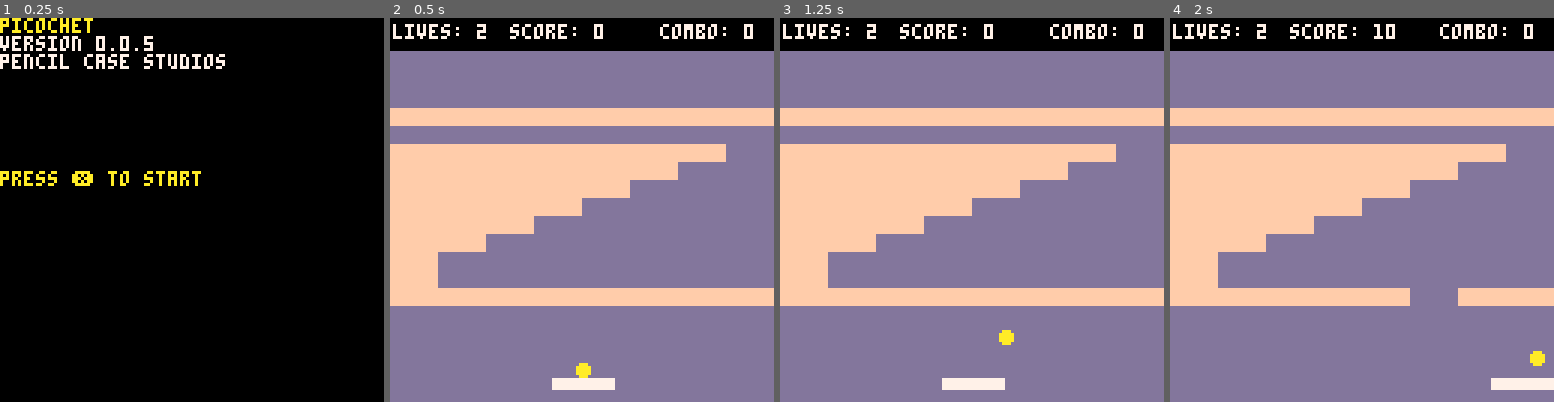
Above: before the commit, frames 1-4 (left to right).
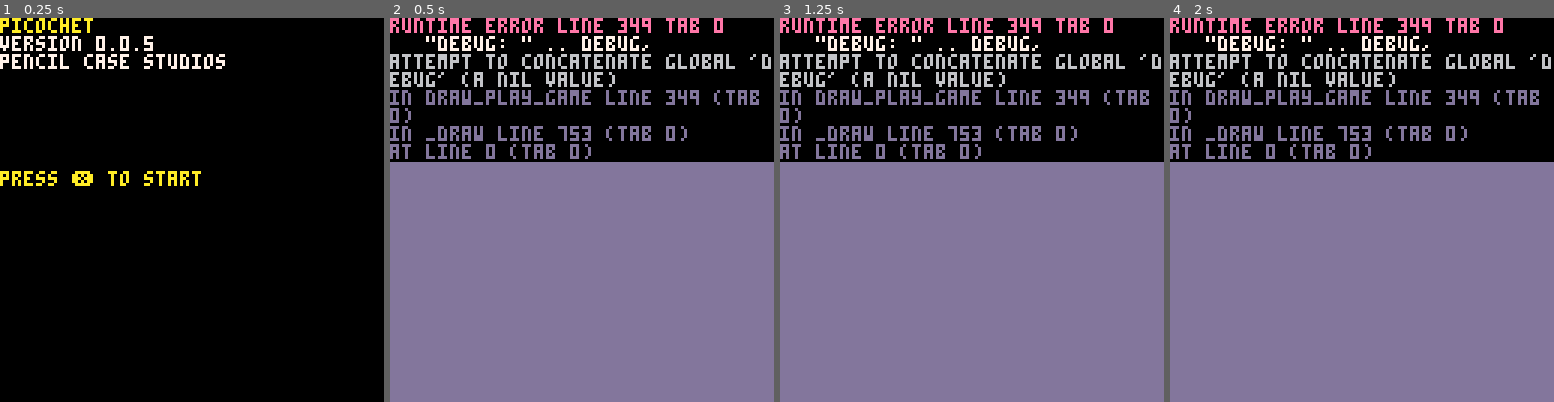
Above: after the commit, the same moments.

Repository: pencilcasestudios/picochet
Game: PICO-8 cartridge picochet.p8
Same seed, same stepped clock (60 frames per second), same inputs: the game is played once before the commit and once after it.
Inputs:
- Up to frame 1 (0.25 s): no input
- Up to frame 2 (0.5 s): tap X (X key) at 0.33 s
- Up to frame 3 (1.25 s): tap X (X key) at 1.07 s
- Up to frame 4 (2 s): hold Right from 1.6 s (still down); tap X (X key) at 1.85 s

Frame 1 is identical in both runs. In frame 2, 47% of the frame differs, in the area x 0-100%, y 0-97%; in frame 3, 47%; in frame 4, 47%.
Error after the commit: runtime error line 349 tab 0; "debug: " .. debug,; attempt to concatenate global 'debug' (a nil value)

Commit message:
Allow output of debug information

Diff:
--- a/picochet.p8
+++ b/picochet.p8
@@ -346,27 +346,37 @@
 		black
 	)
 
-	-- draw player stats
-	print(
-		"lives: " .. lives,
-		1,
-		2,
-		white
-	)
-
-	print(
-		"score: " .. score,
-		40,
-		2,
-		white
-	)
-
-	print(
-		"combo: " .. combo_hit,
-		90,
-		2,
-		white
-	)
+	if debug != "" then
+		-- display debug information
+		print(
+			"debug: " .. debug,
+			1,
+			2,
+			white
+		)
+	else
+		-- display player stats
+		print(
+			"lives: " .. lives,
+			1,
+			2,
+			white
+		)
+
+		print(
+			"score: " .. score,
+			40,
+			2,
+			white
+		)
+
+		print(
+			"combo: " .. combo_hit,
+			90,
+			2,
+			white
+		)
+	end
 
 	-- draw bricks
 	local i
